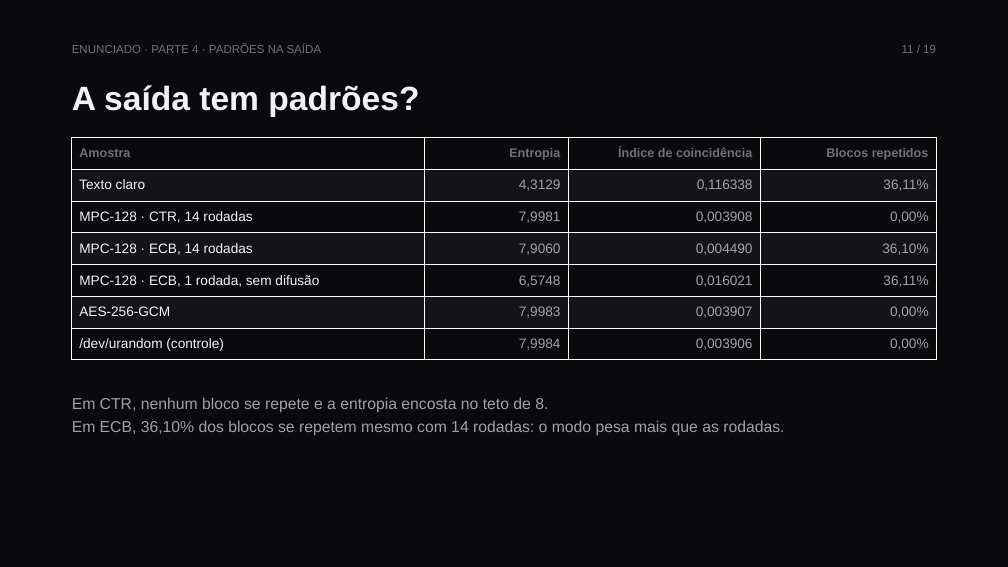
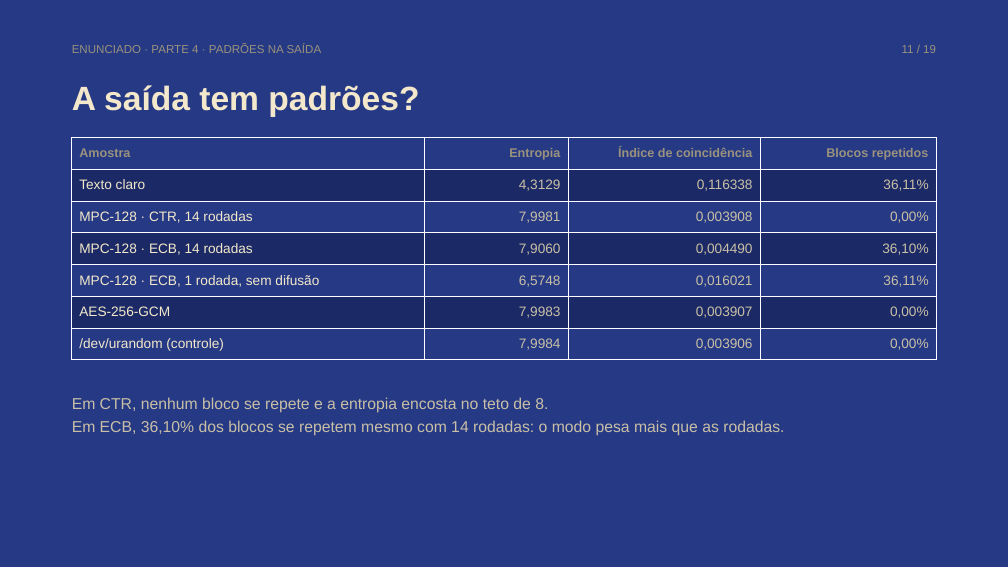
Before and after one commit to vinivent/MaxPay-Cyber, a slide deck: slide 11 of docs/MaxPay-apresentacao.pptx. Drawn at 1008x567 pixels with LibreOffice and Linux fonts; fonts in the diff are those of the drawing. Boxes give left, top, right and bottom in pixels: in the first picture for what was removed or moved away, otherwise in the second. Text is boxed around its words. In the diff, an @@ line names an element or a change of style, - is before the commit and + after.

```diff
--- a/docs/MaxPay-apresentacao.pptx
+++ b/docs/MaxPay-apresentacao.pptx
@@ background #0A0A0C to #253985 @@
@@ text "ENUNCIADO · PARTE 4 · ..." at (x1=72, y1=45, x2=322, y2=53): text colour #70707A to #9A927D @@
@@ text "11 / 19" at (x1=902, y1=45, x2=936, y2=53): text colour #70707A to #9A927D @@
@@ text "A saída tem padrões?" at (x1=72, y1=85, x2=419, y2=117): text colour #F2F2F4 to #F3E8CB @@
@@ table at (x1=72, y1=138, x2=937, y2=360) @@
@@ fill #0A0A0C to #253985 in 16 cells @@
@@ fill #141418 to #1B2A66 in 12 cells @@
@@ text colour #70707A to #9A927D in "Amostra", "Entropia", "Índice de coincidência", "Blocos repetidos" @@
@@ text colour #F2F2F4 to #F3E8CB in "Texto claro", "MPC-128 · CTR, 14 rodadas", "MPC-128 · ECB, 14 rodadas", "MPC-128 · ECB, 1 rodada, sem difusão" and 2 more places @@
@@ text colour #A0A0AA to #C9BFA6 in "4,3129", "0,116338", "36,11%", "7,9981" and 14 more places @@
@@ text "Em CTR, nenhum bloco se ..." at (x1=72, y1=397, x2=784, y2=436): text colour #A0A0AA to #C9BFA6 @@
```
Also in this commit, not shown: 18 other slides changed, 11 other files.
